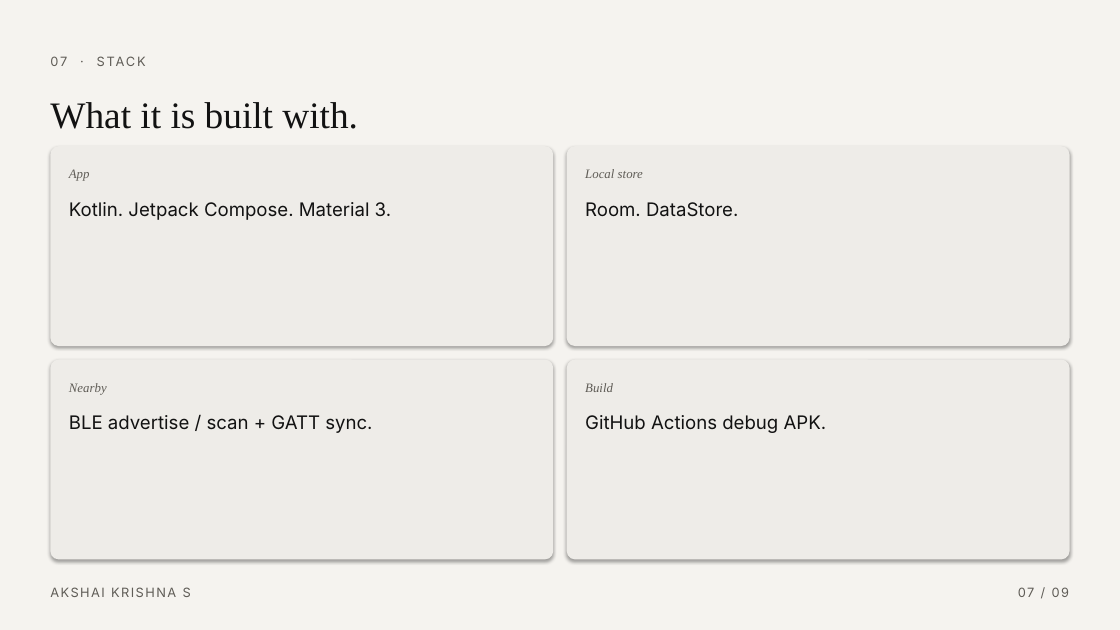
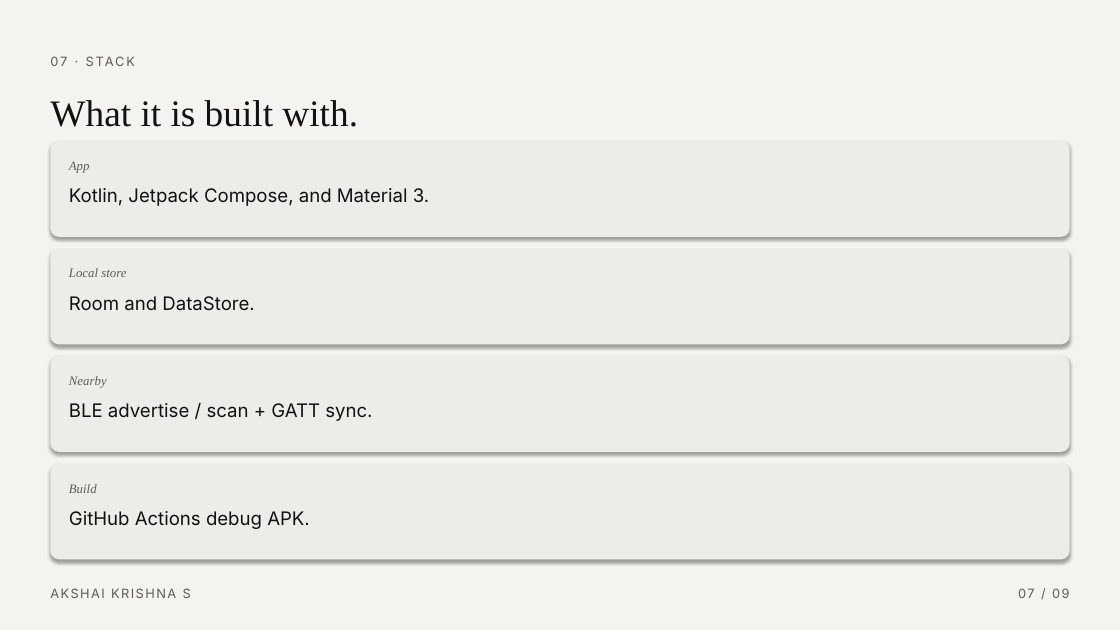
Before and after one commit to flyme2mars/hop, a slide deck: slide 7 of presentation/Hop-OffGrid.pptx. Drawn at 1120x630 pixels with LibreOffice and Linux fonts; fonts in the diff are those of the drawing. Boxes give left, top, right and bottom in pixels: in the first picture for what was removed or moved away, otherwise in the second. Text is boxed around its words. In the diff, an @@ line names an element or a change of style, - is before the commit and + after.

```diff
--- a/presentation/Hop-OffGrid.pptx
+++ b/presentation/Hop-OffGrid.pptx
@@ proportions changed in 4 elements at [50,249,1070,344], [50,464,1070,560], [50,356,1070,452], [50,141,1070,237] @@
@@ rounded rectangle: place and size @@
-rounded rectangle at [50,146,554,346]
+rounded rectangle at [50,141,1070,237]
@@ text "App": place and size @@
-text "App" at [69,169,90,181]
+text "App" at [69,161,90,173]
@@ text at [69,188,429,206]: text changed @@
-Kotlin. Jetpack Compose. Material 3.
+Kotlin, Jetpack Compose, and Material 3.
@@ rounded rectangle: place and size @@
-rounded rectangle at [567,146,1070,346]
+rounded rectangle at [50,249,1070,344]
@@ text "Local store": place and size @@
-text "Local store" at [585,169,643,178]
+text "Local store" at [69,268,126,277]
@@ text at [69,296,254,311]: text changed @@
-Room. DataStore.
+Room and DataStore.
@@ rounded rectangle: place and size @@
-rounded rectangle at [50,360,554,560]
+rounded rectangle at [50,356,1070,452]
@@ text "Nearby": place and size @@
-text "Nearby" at [69,383,107,395]
+text "Nearby" at [69,376,107,388]
@@ text "BLE advertise / scan + ...": place and size @@
-text "BLE advertise / scan + ..." at [69,415,372,433]
+text "BLE advertise / scan + ..." at [69,403,372,421]
@@ rounded rectangle: place and size @@
-rounded rectangle at [567,360,1070,560]
+rounded rectangle at [50,464,1070,560]
@@ text "Build": place and size @@
-text "Build" at [585,383,613,392]
+text "Build" at [69,484,97,493]
@@ text "GitHub Actions debug APK.": place and size @@
-text "GitHub Actions debug APK." at [585,415,827,433]
+text "GitHub Actions debug APK." at [69,511,310,529]
```
Also in this commit, not shown: 8 other slides changed, 3 other files.
